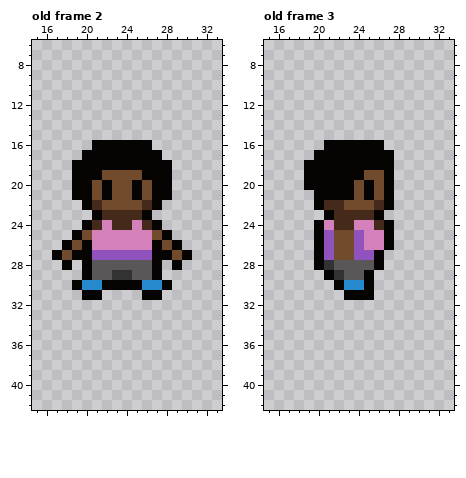
A pixel-art file gets an edit: art/characters/playerC.aseprite. Above, as it was before the edit.
48x48 pixels, 5 frames. Shown: old frame 2: x 15..33, y 6..42; old frame 3: x 15..33, y 6..42. The commit also changed other frames, which this record leaves out.
The same view after the edit:
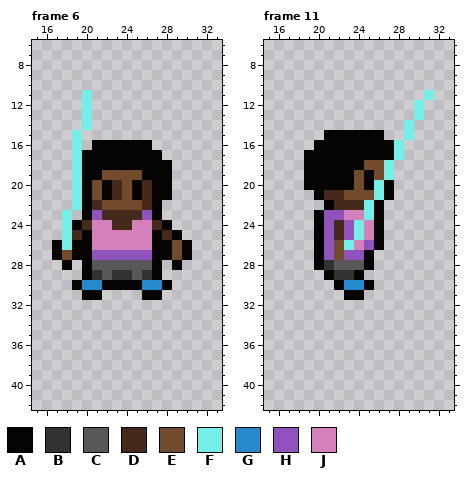
Palette (. is transparent): A #050403  B #323232  C #595757  D #452a1b  E #724b2c  F #73efe8  G #2789cd  H #9052bc  J #d480bb
A new or re-ordered frame is compared with the old frame closest to it.
Diff:
{"change": "frames 5 -> 105"}
{"change": "layer \"Layer 2\" added"}
{"where": "frame 6 is new; against old frame 2, layers \"Layer 2\", \"Layer 1\""}
{"frame":6,"y":11,"x":20,"old":".","new":"F"}
{"frame":6,"y":12,"x":20,"old":".","new":"F"}
{"frame":6,"y":13,"x":20,"old":".","new":"F"}
{"frame":6,"y":14,"x":20,"old":".","new":"F"}
{"frame":6,"y":15,"x":19,"old":".","new":"F"}
{"frame":6,"y":16,"x":19,"old":".","new":"F"}
{"frame":6,"y":17,"x":19,"old":".","new":"F"}
{"frame":6,"y":18,"x":19,"old":"A","new":"F"}
{"frame":6,"y":19,"x":19,"old":"A","new":"F"}
{"frame":6,"y":20,"x":19,"old":"A","new":"F"}
{"frame":6,"y":20,"x":23,"old":"E","new":"D"}
{"frame":6,"y":20,"x":26,"old":"E","new":"D"}
{"frame":6,"y":21,"x":19,"old":"A","new":"F"}
{"frame":6,"y":21,"x":23,"old":"E","new":"D"}
{"frame":6,"y":21,"x":26,"old":"E","new":"D"}
{"frame":6,"y":22,"x":19,"old":".","new":"F"}
{"frame":6,"y":23,"x":18,"old":".","new":"F"}
{"frame":6,"y":23,"x":20,"old":".A","new":"AH"}
{"frame":6,"y":23,"x":26,"old":"A.","new":"HA"}
{"frame":6,"y":24,"x":18,"old":"..AD","new":"FADJ"}
{"frame":6,"y":24,"x":26,"old":"DA.","new":"JDA"}
{"frame":6,"y":25,"x":18,"old":".AE","new":"FDA"}
{"frame":6,"y":25,"x":27,"old":"EA.","new":"ADA"}
{"frame":6,"y":26,"x":17,"old":".AE","new":"AFA"}
{"frame":6,"y":26,"x":28,"old":"EA.","new":"AEA"}
{"frame":6,"y":29,"x":21,"old":"C","new":"B"}
{"frame":6,"y":29,"x":26,"old":"C","new":"B"}
{"where": "frame 11 is new; against old frame 3, layers \"Layer 2\", \"Layer 1\""}
{"frame":11,"y":11,"x":31,"old":".","new":"F"}
{"frame":11,"y":12,"x":30,"old":".","new":"F"}
{"frame":11,"y":13,"x":30,"old":".","new":"F"}
{"frame":11,"y":14,"x":29,"old":".","new":"F"}
{"frame":11,"y":15,"x":21,"old":"......","new":"AAAAAA"}
{"frame":11,"y":15,"x":29,"old":".","new":"F"}
{"frame":11,"y":16,"x":20,"old":".","new":"A"}
{"frame":11,"y":16,"x":27,"old":"..","new":"AF"}
{"frame":11,"y":17,"x":19,"old":".","new":"A"}
{"frame":11,"y":17,"x":28,"old":".","new":"F"}
{"frame":11,"y":18,"x":25,"old":"AAA","new":"EEF"}
{"frame":11,"y":19,"x":24,"old":"AE","new":"EA"}
{"frame":11,"y":19,"x":27,"old":"A","new":"F"}
{"frame":11,"y":20,"x":26,"old":"E","new":"F"}
{"frame":11,"y":21,"x":21,"old":"AAA","new":"DDE"}
{"frame":11,"y":21,"x":25,"old":"AE","new":"EF"}
{"frame":11,"y":22,"x":20,"old":"AD","new":".A"}
{"frame":11,"y":22,"x":23,"old":"EEEDA","new":"DDFA."}
{"frame":11,"y":23,"x":20,"old":".ADDDD","new":"AHHJJF"}
{"frame":11,"y":24,"x":21,"old":"J","new":"H"}
{"frame":11,"y":24,"x":23,"old":"DJ","new":"HF"}
{"frame":11,"y":24,"x":26,"old":"DA","new":"A."}
{"frame":11,"y":25,"x":22,"old":"EEH","new":"DHF"}
{"frame":11,"y":25,"x":26,"old":"JA","new":"A."}
{"frame":11,"y":26,"x":23,"old":"EHJJA","new":"FJHA."}
{"frame":11,"y":27,"x":23,"old":"E","new":"H"}
{"frame":11,"y":27,"x":25,"old":"HA","new":"A."}
{"frame":11,"y":28,"x":25,"old":"CA","new":"A."}
{"frame":11,"y":29,"x":23,"old":"CCA","new":"BA."}
{"frame":11,"y":31,"x":25,"old":"A","new":"."}
